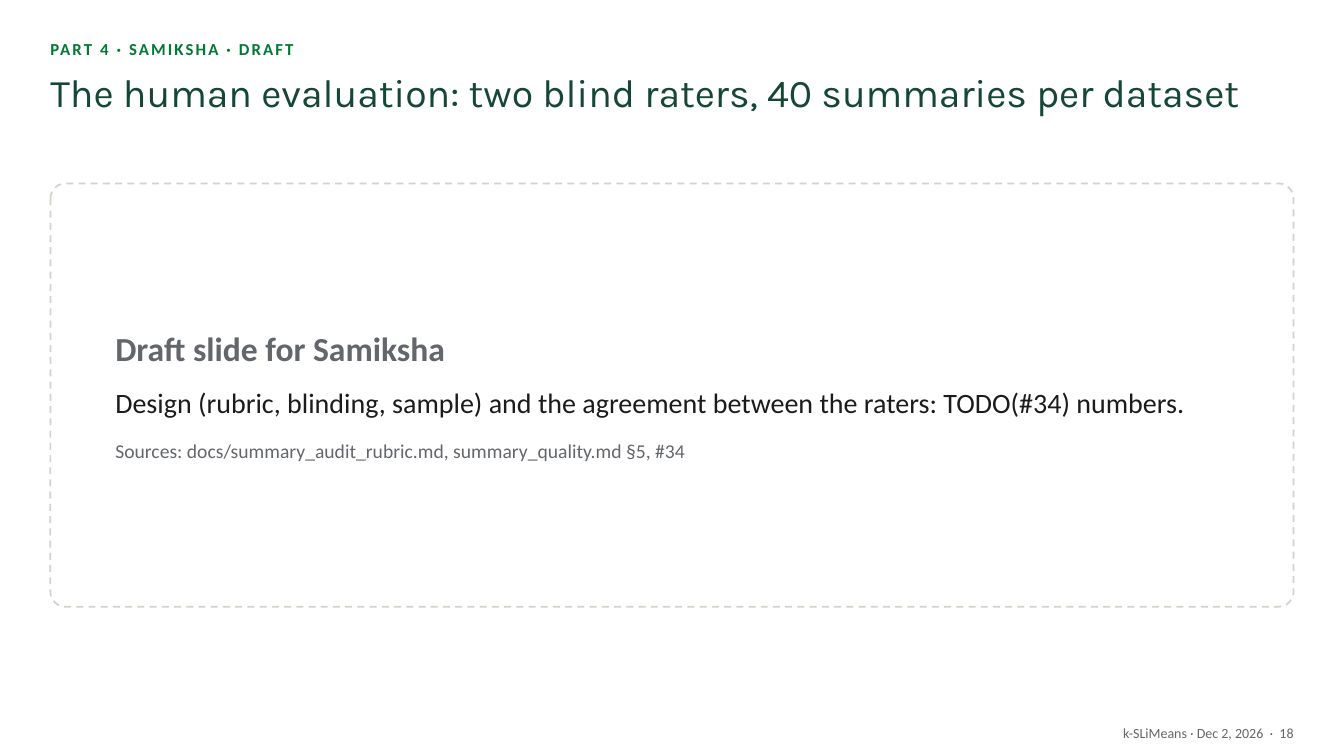
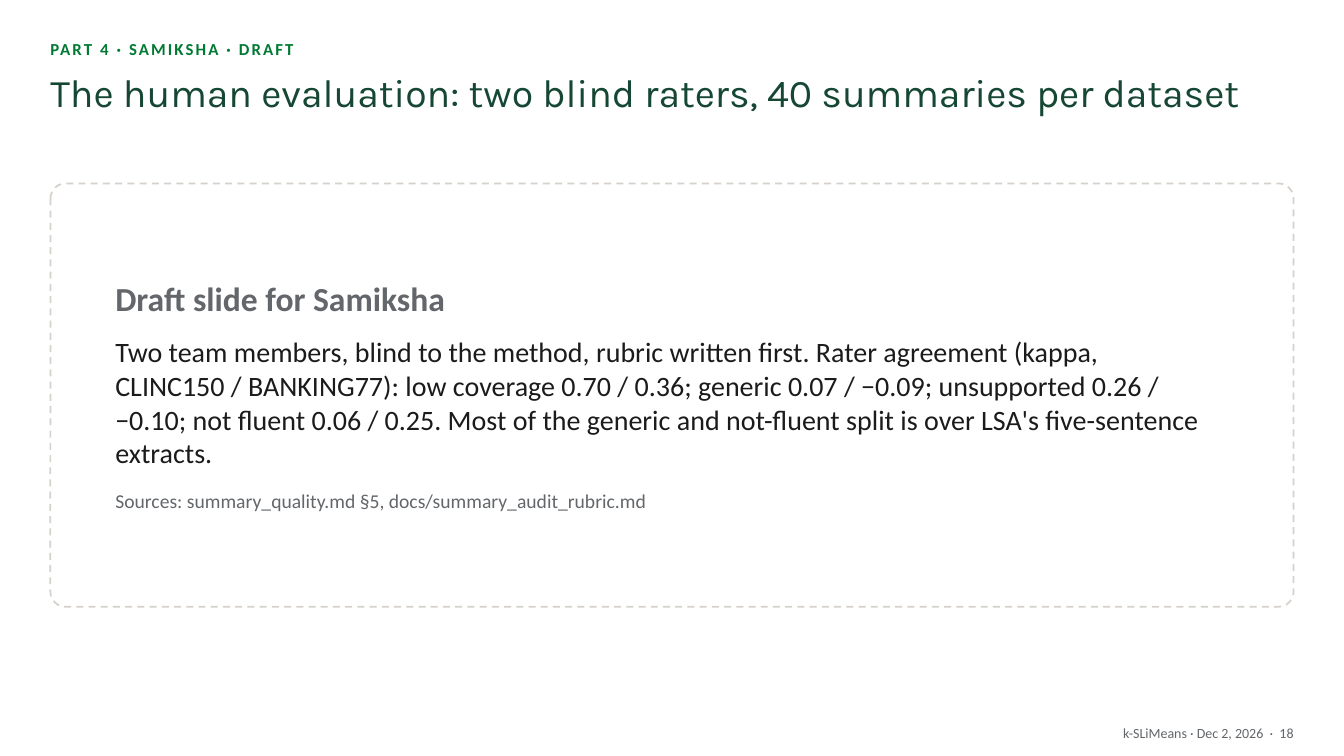
Before and after one commit to k-slimeans/k-slimeans, a slide deck: slide 18 of docs/talk/k-slimeans-talk.pptx. Drawn at 1344x756 pixels with LibreOffice and Linux fonts; fonts in the diff are those of the drawing. Boxes give left, top, right and bottom in pixels: in the first picture for what was removed or moved away, otherwise in the second. Text is boxed around its words. In the diff, an @@ line names an element or a change of style, - is before the commit and + after.

```diff
--- a/docs/talk/k-slimeans-talk.pptx
+++ b/docs/talk/k-slimeans-talk.pptx
@@ text in rounded rectangle at (x1=115, y1=341, x2=1198, y2=511): text changed @@
-Design (rubric, blinding, sample) and the agreement between the raters: TODO(#34) numbers.
-Sources: docs/summary_audit_rubric.md, summary_quality.md §5, #34
+Two team members, blind to the method, rubric written first. Rater agreement (kappa, CLINC150 / BANKING77): low coverage 0.70 / 0.36; generic 0.07 / −0.09; unsupported 0.26 / −0.10; not fluent 0.06 / 0.25. Most of the generic and not-fluent split is over LSA's five-sentence extracts.
+Sources: summary_quality.md §5, docs/summary_audit_rubric.md
```
Also in this commit, not shown: 3 other slides changed, 6 other files.
